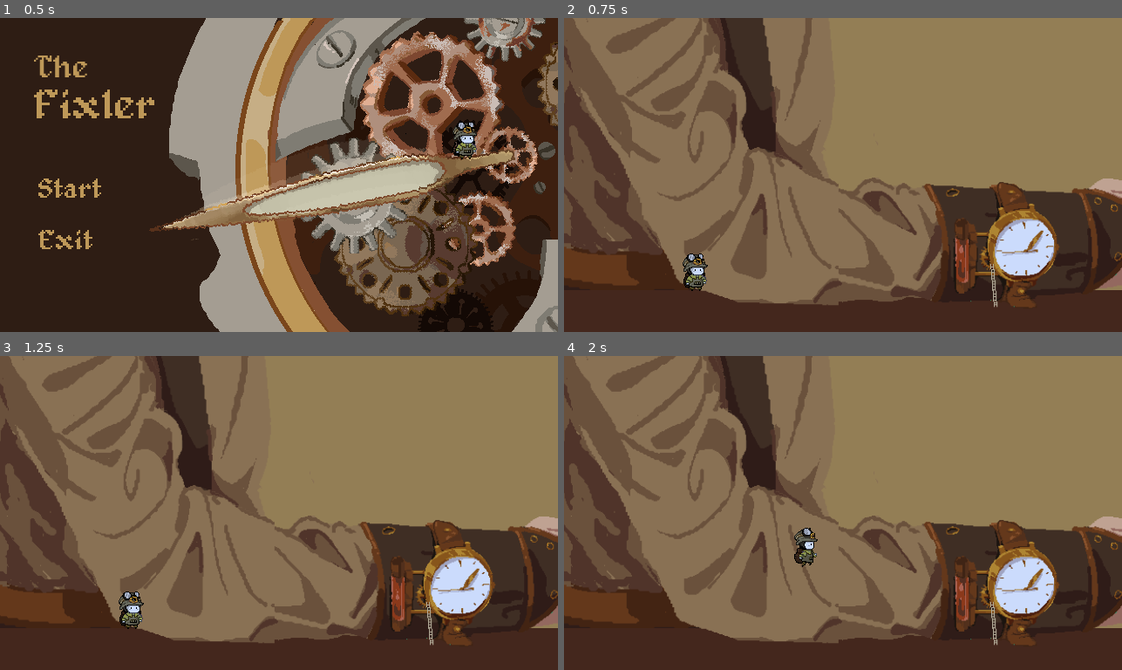
Above: before the commit, frames 1-4 (two rows, left to right).
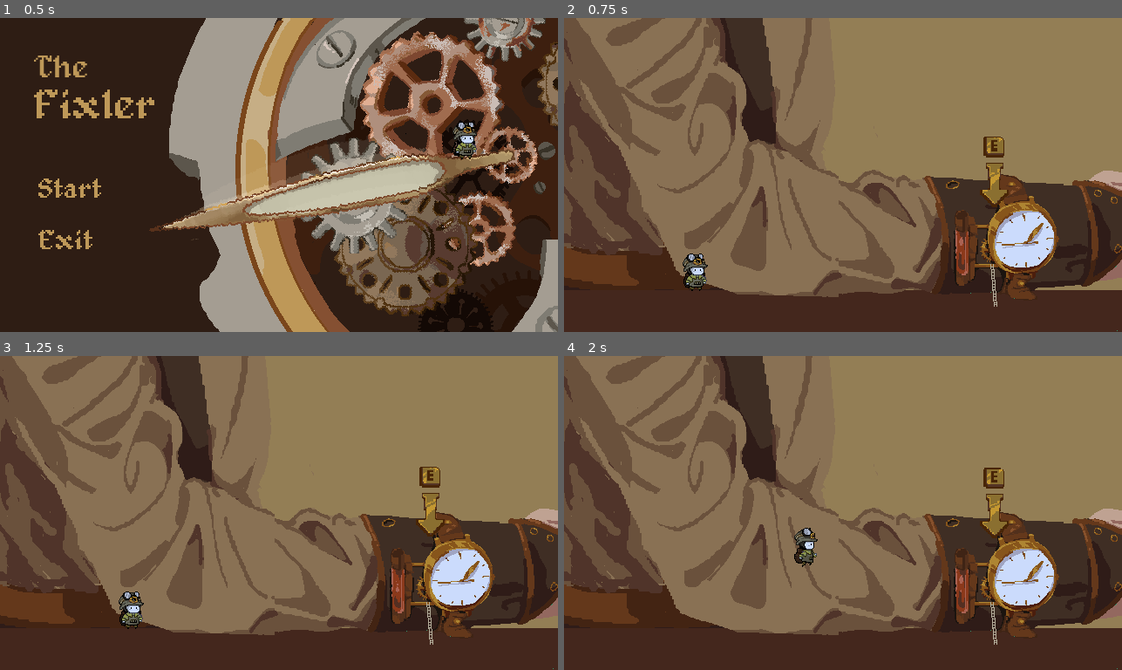
Above: after the commit, the same moments.

Repository: Tarnest/meow-meow-gj
Game: Godot game, scene res://scenes/start/start.tscn
Two runs of this game, one before a commit and one after it. Both use one fixed random seed, a clock stepped at 60 frames per second and the inputs below.
Inputs (mouse positions are in pixels of both pictures, inside the frame that each line leads up to):
- Up to frame 1 (0.5 s): no input
- Up to frame 2 (0.75 s): click "Start" at 0.5 s
- Up to frame 3 (1.25 s): no input
- Up to frame 4 (2 s): move the mouse to (965, 497) at 1.27 s; hold Right (move_right) from 1.28 s (still down); tap E (interact) at 1.35 s; tap Space (jump) at 1.52 s

Frame 1 is identical in both runs. In frame 2, 15% of the frame differs, in the area x 0-100%, y 0-100%; in frame 3, 15%; in frame 4, 15%.

Commit message:
arrow + shop fixes lmao

Diff:
--- /dev/null
+++ b/scenes/shop/arrow/arrow.tscn
@@ -0,0 +1,10 @@
+[gd_scene format=3 uid="uid://cdlr664gmbgxw"]
+
+[ext_resource type="Texture2D" uid="uid://b1hy2aqmvode7" path="res://scenes/shop/arrow/arrow_sprite.png" id="1_cvvr5"]
+
+[node name="Arrow" type="Node2D" unique_id=324135660]
+
+[node name="ArrowSprite" type="Sprite2D" parent="." unique_id=161541632]
+texture_filter = 1
+position = Vector2(21, 53)
+texture = ExtResource("1_cvvr5")
--- a/scenes/shop/shop.tscn
+++ b/scenes/shop/shop.tscn
@@ -8,6 +8,7 @@
 [ext_resource type="Texture2D" uid="uid://6j3oblnpbkjd" path="res://scenes/shop/shop_bg_layer_3.png" id="7_tp26b"]
 [ext_resource type="Texture2D" uid="uid://b8osamocf7xal" path="res://scenes/shop/shop_bg_layer_2_spritesheet.png" id="8_vk20h"]
 [ext_resource type="Texture2D" uid="uid://ningaa5rnx6q" path="res://scenes/shop/shop_bg_layer_1.png" id="9_8qn5i"]
+[ext_resource type="PackedScene" uid="uid://cdlr664gmbgxw" path="res://scenes/shop/arrow/arrow.tscn" id="9_tp26b"]
 
 [sub_resource type="AtlasTexture" id="AtlasTexture_dww4p"]
 atlas = ExtResource("8_vk20h")
@@ -66,6 +67,44 @@
 "speed": 5.0
 }]
 
+[sub_resource type="Animation" id="Animation_tp26b"]
+length = 0.001
+tracks/0/type = "value"
+tracks/0/imported = false
+tracks/0/enabled = true
+tracks/0/path = NodePath(".:position")
+tracks/0/interp = 1
+tracks/0/loop_wrap = true
+tracks/0/keys = {
+"times": PackedFloat32Array(0),
+"transitions": PackedFloat32Array(1),
+"update": 0,
+"values": [Vector2(477, 135)]
+}
+
+[sub_resource type="Animation" id="Animation_vk20h"]
+resource_name = "arrow_bob"
+length = 2.0
+loop_mode = 1
+tracks/0/type = "value"
+tracks/0/imported = false
+tracks/0/enabled = true
+tracks/0/path = NodePath(".:position")
+tracks/0/interp = 1
+tracks/0/loop_wrap = true
+tracks/0/keys = {
+"times": PackedFloat32Array(0, 0.98),
+"transitions": PackedFloat32Array(1, 1),
+"update": 0,
+"values": [Vector2(477, 135), Vector2(477, 117)]
+}
+
+[sub_resource type="AnimationLibrary" id="AnimationLibrary_8qn5i"]
+_data = {
+&"RESET": SubResource("Animation_tp26b"),
+&"arrow_bob": SubResource("Animation_vk20h")
+}
+
 [node name="Shop" type="Node2D" unique_id=2133320849]
 
 [node name="Player" parent="." unique_id=2002699047 instance=ExtResource("1_100s2")]
@@ -90,16 +129,29 @@
 
 [node name="Ladder" type="Sprite2D" parent="Parallax2D" unique_id=1471574235]
 z_index = 2
+texture_filter = 1
 scale = Vector2(1.03, 1.03)
 texture = ExtResource("7_tp26b")
 
-[node name="AnimatedSprite2D" type="AnimatedSprite2D" parent="Parallax2D" unique_id=1623426409]
+[node name="CustomerArm" type="AnimatedSprite2D" parent="Parallax2D" unique_id=1623426409]
 z_index = 1
+texture_filter = 1
+position = Vector2(0, -9)
 scale = Vector2(1.03, 1.03)
 sprite_frames = SubResource("SpriteFrames_36j3v")
 autoplay = "default"
 
 [node name="CustomerBody" type="Sprite2D" parent="Parallax2D" unique_id=1529392284]
 z_index = -1
+texture_filter = 1
 scale = Vector2(1.03, 1.03)
 texture = ExtResource("9_8qn5i")
+
+[node name="Arrow" parent="." unique_id=324135660 instance=ExtResource("9_tp26b")]
+z_index = 5
+position = Vector2(477, 135)
+scale = Vector2(0.8, 0.8)
+
+[node name="AnimationPlayer" type="AnimationPlayer" parent="Arrow" unique_id=581108976]
+libraries/ = SubResource("AnimationLibrary_8qn5i")
+autoplay = &"arrow_bob"
Binary file added: scenes/shop/arrow/arrow_sprite.png
Not shown, added: scenes/shop/arrow/arrow_sprite.png.import
